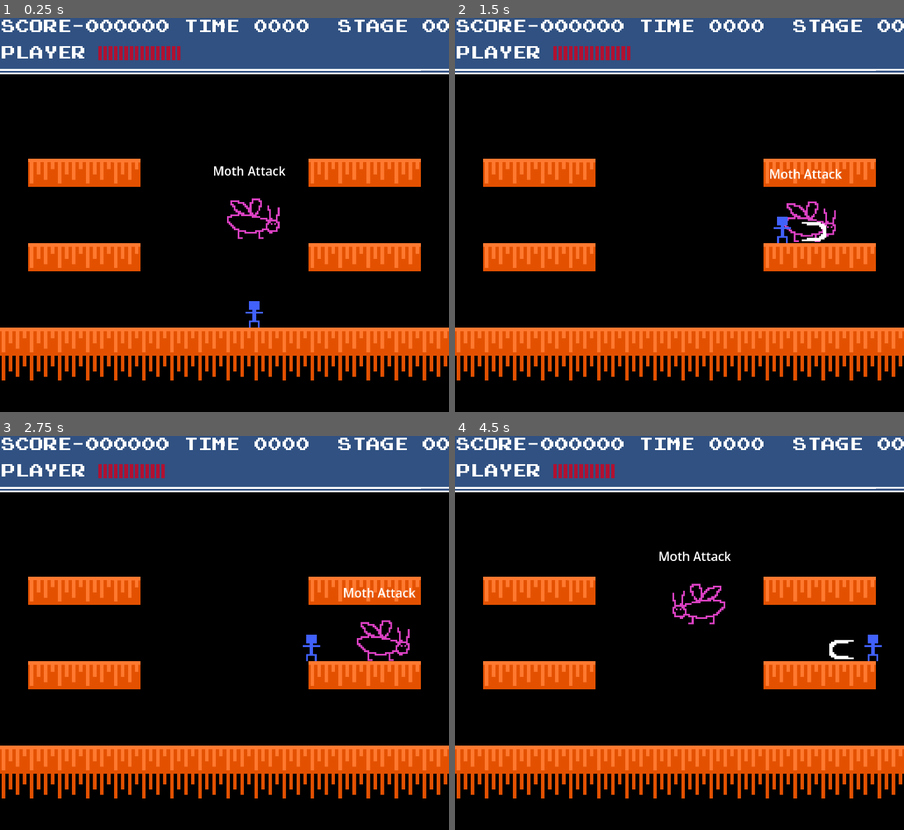
Above: before the commit, frames 1-4 (two rows, left to right).
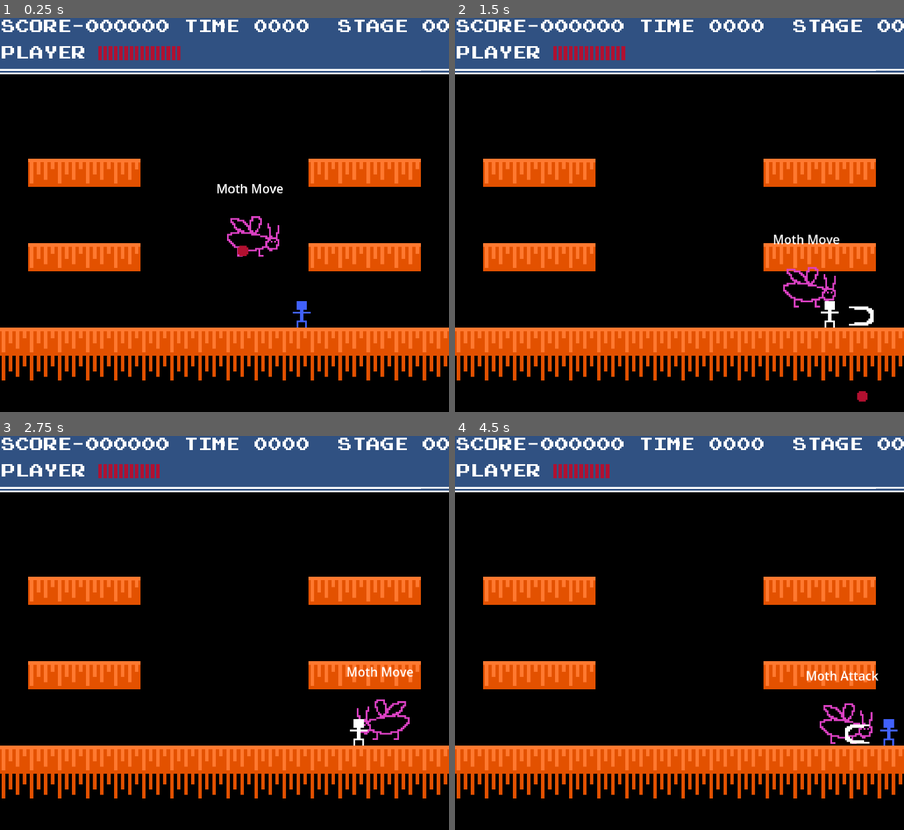
Above: after the commit, the same moments.

Repository: Octoan1/NES-Jam-2026
Game: Godot game, scene res://joey_scene.tscn
Two runs of this game, one before a commit and one after it. Both use one fixed random seed, a clock stepped at 60 frames per second and the inputs below. This scene is started directly instead of the project's main scene.
Inputs:
- Up to frame 1 (0.25 s): no input
- Up to frame 2 (1.5 s): hold D (D_Pad_Right) from 0.53 s (still down); tap X (A_Button) at 0.6 s; tap Z (B_Button) at 1.35 s
- Up to frame 3 (2.75 s): release D (D_Pad_Right) at 2.03 s; hold A (D_Pad_Left) from 2.03 s (still down); tap X (A_Button) at 2.1 s
- Up to frame 4 (4.5 s): release A (D_Pad_Left) at 2.78 s; hold D (D_Pad_Right) 2.78-4.28 s; tap Z (B_Button) at 2.85, 4.35 s; tap X (A_Button) at 3.6 s; hold A (D_Pad_Left) from 4.28 s (still down)

The runs differ from the first frame. In frame 1, 1.2% of the frame differs, in the area x 47-70%, y 37-79%; in frame 2, 1.6%, in the area x 38-94%, y 7-98%; in frame 3, 1.3%; in frame 4, 1.5%.

Commit message:
Started the projectile for the boss

Diff:
--- a/Entities/Moth/moth_attack_state.gd
+++ b/Entities/Moth/moth_attack_state.gd
@@ -3,17 +3,24 @@
 @onready var enemy: CharacterBody2D = $"../.."
 @onready var extra_info_label: Label = $"../../DebugStateLabel/ExtraStateInfo"
 
-var positions: Array[Vector2] = [Vector2(28, 168), Vector2(28, 120), Vector2(28, 72), Vector2(223, 168), Vector2(223, 120), Vector2(223, 72)]
-var next_position: Vector2
-@export var fly_speed: float = 200.0
+@export var attack_delay: float = 2.0
+@export var max_num_shots: int = 3
+var num_shots: int
 
-func randomize_position():
-	next_position = positions[randi_range(0, 5)]
-	print(next_position)
+var delay_timer: Timer
+
+func _ready() -> void:
+	delay_timer = Timer.new()
+	delay_timer.wait_time = attack_delay
+	self.add_child(delay_timer)
+	delay_timer.timeout.connect(_on_delay_timer_timeout)
 
 func enter() -> void:
-	randomize_position()
+	print("-------------------------------------------------------------------------------")
 	extra_info_label.show()
+	num_shots = 0
+	if delay_timer.is_stopped():
+		delay_timer.start()
 
 func exit() -> void:
 	extra_info_label.hide()
@@ -21,12 +28,15 @@
 func update(_delta: float) -> void:
 	pass
 
-func physics_update(_delta: float) -> void:
-	if enemy:
-		print(enemy.global_position)
-		enemy.velocity = Vector2(move_toward(enemy.global_position.x, next_position.x, fly_speed) - enemy.global_position.x, move_toward(enemy.global_position.y, next_position.y, fly_speed) - enemy.global_position.y)
 
-		var distance = next_position - enemy.global_position
-		if abs(distance.x) < 2 and abs(distance.y) < 2:
-			print("CHEESECHEESECHEESE")
-			Transitioned.emit(self, "moth attack")
+func physics_update(delta: float) -> void:
+	pass
+
+func _on_delay_timer_timeout() -> void:
+	if num_shots == max_num_shots:
+		delay_timer.stop()
+		Transitioned.emit(self, "moth move")
+	else:
+		print("Moth Attacks")
+		num_shots += 1
+		delay_timer.start()
--- a/Entities/Moth/moth_boss.gd
+++ b/Entities/Moth/moth_boss.gd
@@ -4,18 +4,28 @@
 @onready var flash_component: FlashComponent = $FlashComponent
 @onready var player: CharacterBody2D
 
+@onready var room = $".."
+@onready var projectile = load("res://Entities/Projectiles/projectile.tscn")
+
 @export var gravity_modifier: float = 0.6
 
 func _ready() -> void:
 	player = get_tree().get_first_node_in_group("Player")
+	attack()
 
 func _physics_process(_delta: float) -> void:
 
-	var direction: int = sign(self.velocity.x)
-	sprite_2d.flip_h = direction < 0
+	var direction: int = sign(self.global_position.x - player.global_position.x)
+	sprite_2d.flip_h = direction > 0
 
 	move_and_slide()
 
+func attack() -> void:
+	var instance = projectile.instantiate()
+	instance.direction = global_position - player.global_position
+	instance.spawn_pos = global_position
+	instance.spawn_rot = rotation
+	room.add_child.call_deferred(instance)
 
 func _on_health_component_damaged() -> void:
 	$HitSFX.play()
--- a/Entities/Moth/moth_boss.tscn
+++ b/Entities/Moth/moth_boss.tscn
@@ -8,8 +8,9 @@
 [ext_resource type="Texture2D" uid="uid://dn1c516jmnale" path="res://Assets/PLACEHOLDER_moth.png" id="5_vuhki"]
 [ext_resource type="Script" uid="uid://b1c4qcf1gisb4" path="res://Scripts/Components/hitbox_component.gd" id="6_bv62r"]
 [ext_resource type="Script" uid="uid://cfv7usv2c3fyj" path="res://Scripts/Components/state_machine.gd" id="7_eucj0"]
+[ext_resource type="Script" uid="uid://pn868vudnt0" path="res://Entities/Moth/moth_attack_state.gd" id="10_1soyj"]
 [ext_resource type="AudioStream" uid="uid://cjuoup7ehnmle" path="res://Audio/PLACEHOLDER_hit_sound.wav" id="12_d3m2i"]
-[ext_resource type="Script" uid="uid://bog5cr7xnp3ed" path="res://Entities/Moth/moth_attack_state.gd" id="13_vuhki"]
+[ext_resource type="Script" uid="uid://bog5cr7xnp3ed" path="res://Entities/Moth/moth_move_state.gd" id="13_vuhki"]
 
 [sub_resource type="ShaderMaterial" id="ShaderMaterial_mxq31"]
 shader = ExtResource("3_vuhki")
@@ -107,11 +108,14 @@
 script = ExtResource("7_eucj0")
 debug_mode = true
 debug_state_label = NodePath("../DebugStateLabel")
-initial_state = NodePath("Moth Attack")
+initial_state = NodePath("Moth Move")
 metadata/_custom_type_script = "uid://cfv7usv2c3fyj"
 
-[node name="Moth Attack" type="Node" parent="StateMachine" unique_id=1323713967]
+[node name="Moth Move" type="Node" parent="StateMachine" unique_id=1323713967]
 script = ExtResource("13_vuhki")
+
+[node name="Moth Attack" type="Node" parent="StateMachine" unique_id=1971295684]
+script = ExtResource("10_1soyj")
 
 [node name="HitSFX" type="AudioStreamPlayer" parent="." unique_id=1056092121]
 stream = ExtResource("12_d3m2i")
--- /dev/null
+++ b/Entities/Moth/moth_move_state.gd
@@ -0,0 +1,34 @@
+extends State
+
+@onready var enemy: CharacterBody2D = $"../.."
+@onready var extra_info_label: Label = $"../../DebugStateLabel/ExtraStateInfo"
+
+var positions: Array[Vector2] = [Vector2(28, 168), Vector2(28, 120), Vector2(28, 72), Vector2(223, 168), Vector2(223, 120), Vector2(223, 72)]
+var next_position: Vector2
+@export var fly_speed: float = 100.0
+
+func randomize_position():
+	next_position = positions[randi_range(0, 5)]
+	print(next_position)
+
+func enter() -> void:
+	randomize_position()
+	extra_info_label.show()
+
+func exit() -> void:
+	enemy.velocity = Vector2.ZERO
+	extra_info_label.hide()
+
+func update(_delta: float) -> void:
+	pass
+
+func physics_update(delta: float) -> void:
+	if enemy:
+		#var direction = Vector2(enemy.global_position.x - next_position.x, enemy.global_position.y - next_position.y)
+		enemy.velocity = Vector2(move_toward(enemy.global_position.x, next_position.x, fly_speed) - enemy.global_position.x, move_toward(enemy.global_position.y, next_position.y, fly_speed) - enemy.global_position.y)
+		#enemy.velocity = Vector2(direction.x * fly_speed * delta, direction.y * fly_speed * delta)
+
+		var distance = next_position - enemy.global_position
+		if abs(distance.x) < 2 and abs(distance.y) < 2:
+			print("to moth attack")
+			Transitioned.emit(self, "moth attack")
--- /dev/null
+++ b/Entities/Projectiles/projectile.gd
@@ -0,0 +1,15 @@
+extends CharacterBody2D
+
+@export var SPEED: float = 100.0
+
+var direction: Vector2
+var spawn_pos: Vector2
+var spawn_rot: float
+
+func _ready() -> void:
+	global_position = spawn_pos
+	global_rotation = spawn_rot
+
+func _physics_process(_delta: float) -> void:
+	velocity = Vector2(0, -SPEED).rotated(direction.angle() - (PI / 2))
+	move_and_slide()
--- /dev/null
+++ b/Entities/Projectiles/projectile.tscn
@@ -0,0 +1,29 @@
+[gd_scene format=3 uid="uid://m222hb2ihbou"]
+
+[ext_resource type="Script" uid="uid://b8w6i36ejo8rc" path="res://Entities/Projectiles/projectile.gd" id="1_x5b6o"]
+[ext_resource type="Texture2D" uid="uid://bd1rv0wm7tp87" path="res://Assets/PLACEHOLDER_projectice.png" id="2_rca8h"]
+[ext_resource type="Script" uid="uid://b1c4qcf1gisb4" path="res://Scripts/Components/hitbox_component.gd" id="3_6kijj"]
+
+[sub_resource type="CircleShape2D" id="CircleShape2D_vpfrp"]
+radius = 3.0
+
+[node name="Projectile" type="CharacterBody2D" unique_id=641781973]
+collision_layer = 0
+collision_mask = 0
+script = ExtResource("1_x5b6o")
+
+[node name="Sprite2D" type="Sprite2D" parent="." unique_id=1439783530]
+texture = ExtResource("2_rca8h")
+
+[node name="CollisionShape2D" type="CollisionShape2D" parent="." unique_id=1601691918]
+visible = false
+shape = SubResource("CircleShape2D_vpfrp")
+debug_color = Color(0.99473137, 0, 0.22478187, 0.41960785)
+
+[node name="HitboxComponent" type="Area2D" parent="." unique_id=1960692251]
+script = ExtResource("3_6kijj")
+metadata/_custom_type_script = "uid://b1c4qcf1gisb4"
+
+[node name="CollisionShape2D" type="CollisionShape2D" parent="HitboxComponent" unique_id=1192437153]
+shape = SubResource("CircleShape2D_vpfrp")
+debug_color = Color(0.99473137, 0, 0.22478187, 0.41960785)
--- a/joey_scene.tscn
+++ b/joey_scene.tscn
@@ -39,7 +39,7 @@
 position = Vector2(223, 72)
 
 [node name="Player" parent="." unique_id=316049185 instance=ExtResource("4_n2tsl")]
-position = Vector2(145, 162)
+position = Vector2(172, 162)
 dash_speed = 200.0
 dash_duration = 0.25
 speed = 50.0
Not shown, changed: Entities/Moth/moth_attack_state.gd.uid
Not shown, added: Entities/Moth/moth_move_state.gd.uid
Not shown, added: Entities/Projectiles/projectile.gd.uid
